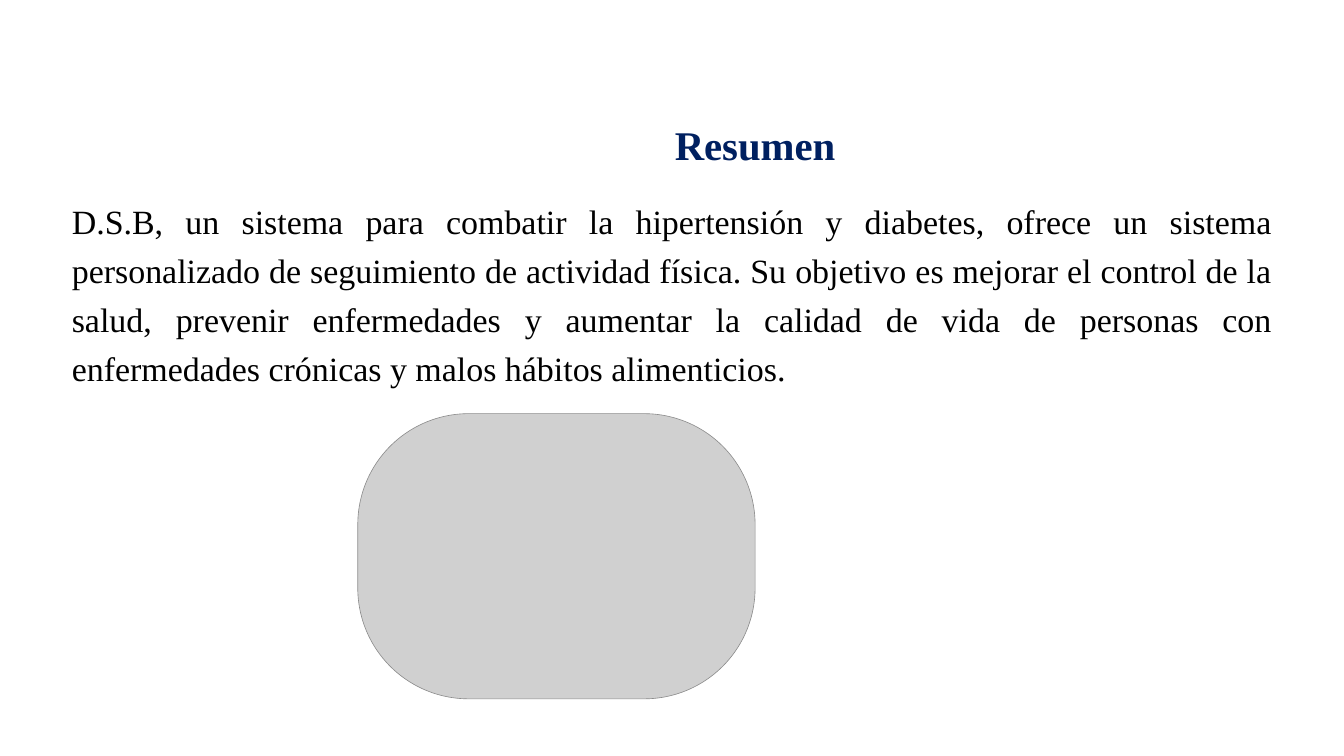
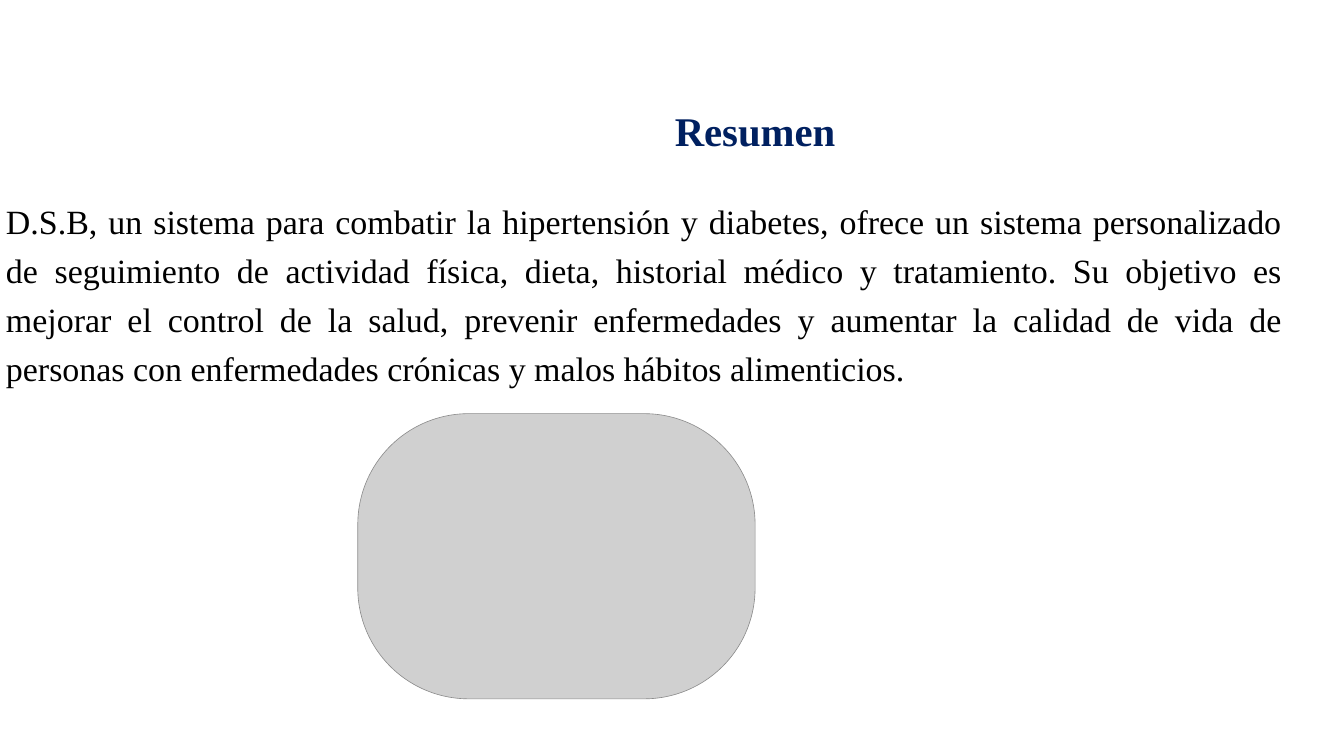
Before and after one commit to VictorCast2/DSB, a slide deck: slide 2 of Diapositivas/Diapositivas Del Proyecto De Aula (DSB) Final.pptx. Drawn at 1344x756 pixels with LibreOffice and Linux fonts; fonts in the diff are those of the drawing; grey boxes stand for pictures; background and template pictures are left out. Boxes give left, top, right and bottom in pixels: in the first picture for what was removed or moved away, otherwise in the second. Text is boxed around its words. In the diff, an @@ line names an element or a change of style, - is before the commit and + after.

```diff
--- a/Diapositivas/Diapositivas Del Proyecto De Aula (DSB) Final.pptx
+++ b/Diapositivas/Diapositivas Del Proyecto De Aula (DSB) Final.pptx
@@ text "Resumen": place and size @@
-text "Resumen" at <box>675,133,836,161</box>
+text "Resumen" at <box>675,119,836,147</box>
@@ text at <box>6,210,1281,388</box>: text changed @@
-D.S.B, un sistema para combatir la hipertensión y diabetes, ofrece un sistema personalizado de seguimiento de actividad física. Su objetivo es mejorar el control de la salud, prevenir enfermedades y aumentar la calidad de vida de personas con enfermedades crónicas y malos hábitos alimenticios.
+D.S.B, un sistema para combatir la hipertensión y diabetes, ofrece un sistema personalizado de seguimiento de actividad física, dieta, historial médico y tratamiento. Su objetivo es mejorar el control de la salud, prevenir enfermedades y aumentar la calidad de vida de personas con enfermedades crónicas y malos hábitos alimenticios.
```
Also in this commit, not shown: 7 other slides changed, 1 slide removed, 15 other files.
